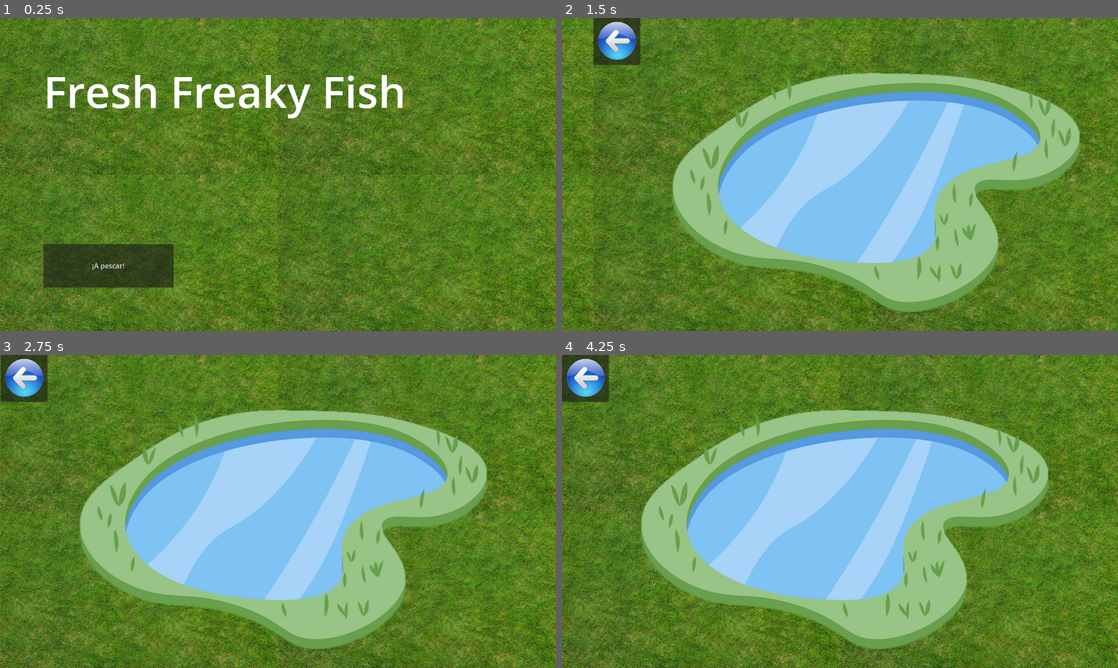
Above: before the commit, frames 1-4 (two rows, left to right).
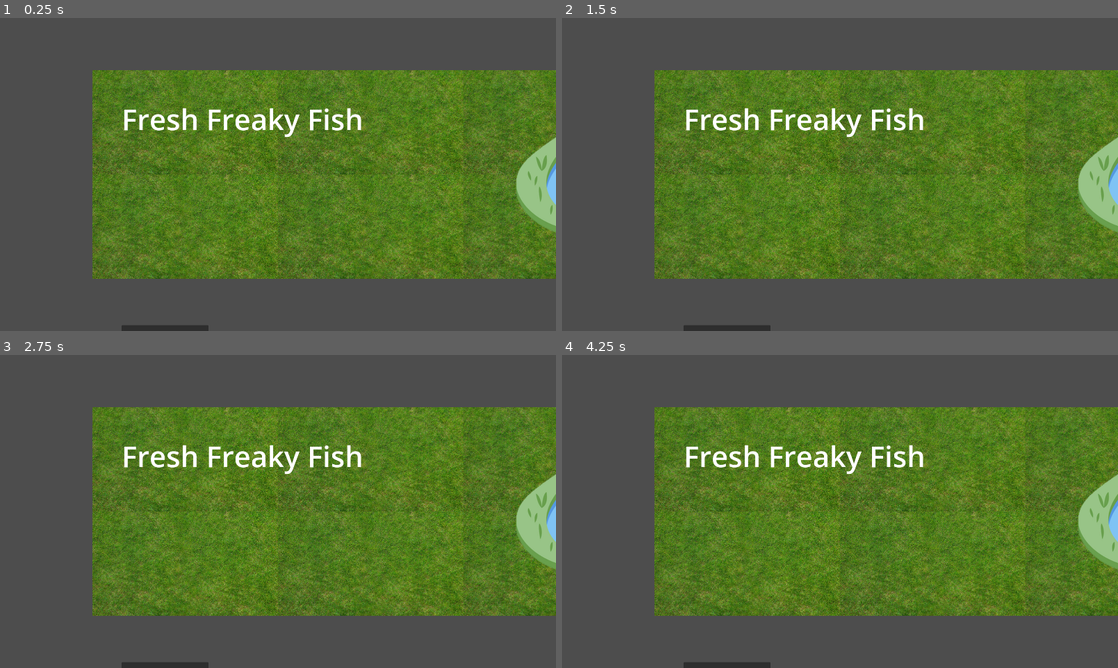
Above: after the commit, the same moments.

Repository: freesstylers/FreshFreakyFish
Game: Godot game, scene res://Scenes/main_scene.tscn
The game is run twice, just before and just after one commit, with the same random seed, the same clock (stepped at 60 frames per second) and the same inputs. The project has no main scene, so this scene is started directly.
Inputs (mouse positions are in pixels of both pictures, inside the frame that each line leads up to):
- Up to frame 1 (0.25 s): no input
- Up to frame 2 (1.5 s): click (673, 265) at 0.5 s, where only the run before the commit has a clickable "¡A pescar!"; move the mouse to (962, 158) at 1.27 s; click (962, 158) at 1.42 s
- Up to frame 3 (2.75 s): move the mouse to (166, 527) at 2.02 s; click (166, 527) at 2.17 s
- Up to frame 4 (4.25 s): move the mouse to (895, 442) at 2.77 s; click (895, 442) at 2.92 s; tap Enter at 3.5 s; move the mouse to (812, 574) at 3.52 s; click (812, 574) at 3.67 s

The runs differ from the first frame. In frame 1, 74% of the frame differs, in the area x 0-100%, y 0-100%; in frame 2, 90%; in frame 3, 90%; in frame 4, 90%.

Commit message:
tamaño viewport hecho

Diff:
--- /dev/null
+++ b/Scenes/uiTestScene.tscn
@@ -0,0 +1,28 @@
+[gd_scene format=3 uid="uid://d4btjkw6cacqd"]
+
+[node name="UiTestScene" type="Control"]
+layout_mode = 3
+anchors_preset = 15
+anchor_right = 1.0
+anchor_bottom = 1.0
+grow_horizontal = 2
+grow_vertical = 2
+
+[node name="Freakypedia" type="Control" parent="."]
+layout_mode = 1
+anchors_preset = 15
+anchor_right = 1.0
+anchor_bottom = 1.0
+grow_horizontal = 2
+grow_vertical = 2
+
+[node name="LibroBG" type="Panel" parent="Freakypedia"]
+layout_mode = 1
+anchors_preset = -1
+anchor_left = 0.084375
+anchor_top = 0.0986111
+anchor_right = 0.915625
+anchor_bottom = 0.901389
+grow_horizontal = 2
+grow_vertical = 2
+metadata/_edit_use_anchors_ = true
--- a/project.godot
+++ b/project.godot
@@ -16,8 +16,9 @@
 
 [display]
 
-window/size/viewport_width=1280
-window/size/viewport_height=720
+window/size/viewport_width=1920
+window/size/viewport_height=1080
+window/stretch/mode="viewport"
 
 [dotnet]
 
